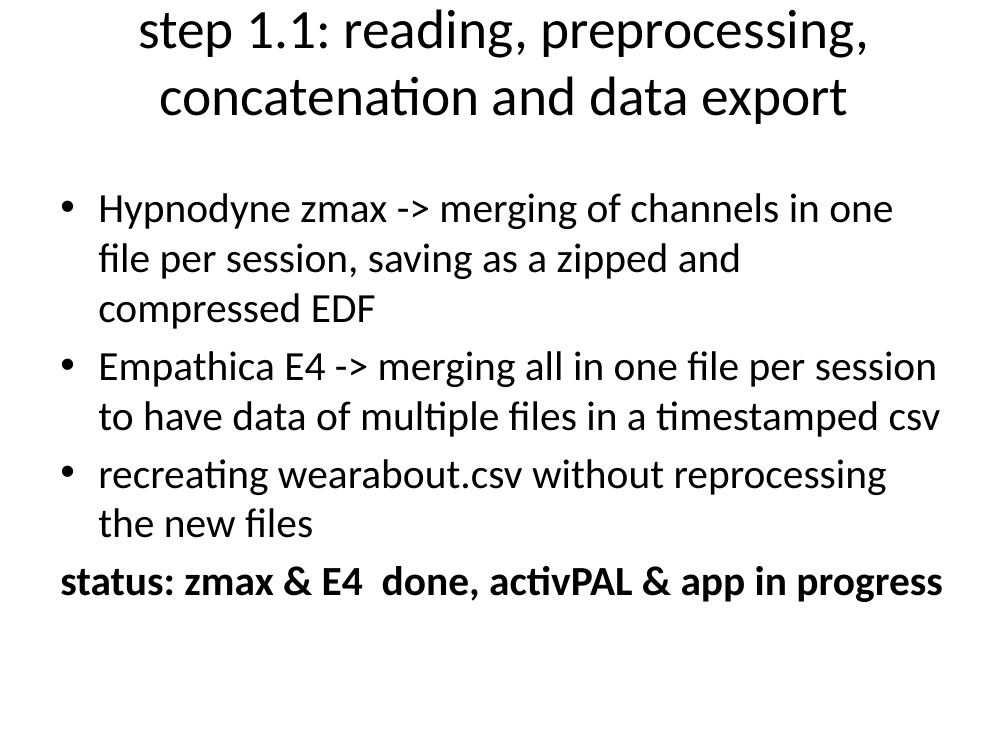
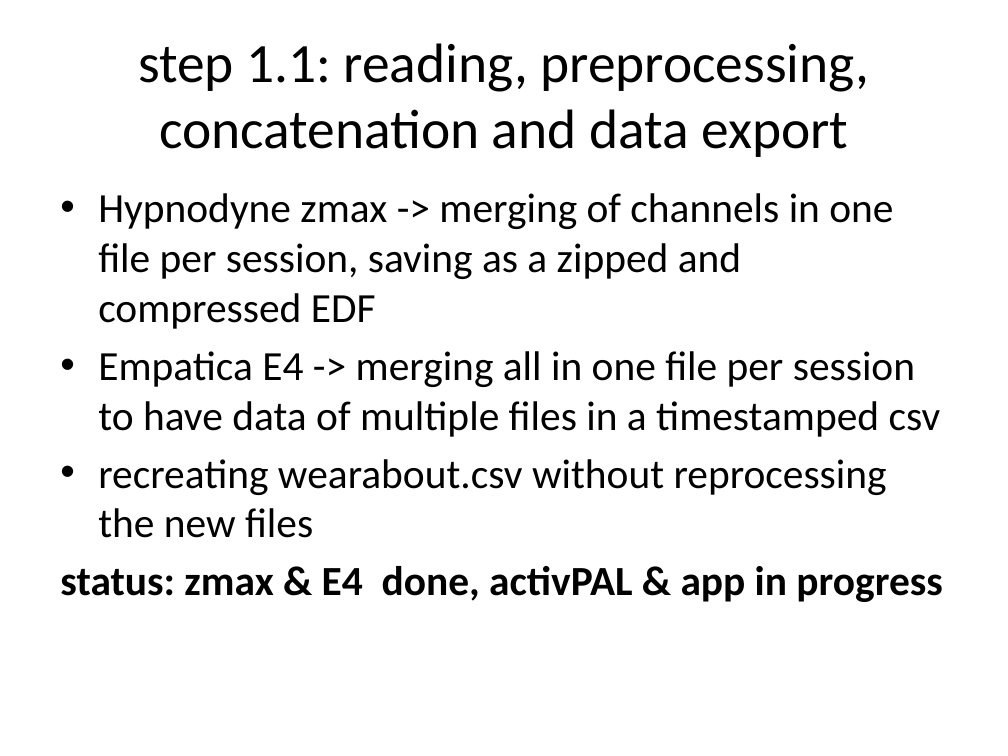
Before and after one commit to raytut/wearanize, a slide deck: slide 8 of snippets/HBS_wearanize.pptx. Drawn at 1008x756 pixels with LibreOffice and Linux fonts; fonts in the diff are those of the drawing. Boxes give left, top, right and bottom in pixels: in the first picture for what was removed or moved away, otherwise in the second. Text is boxed around its words. In the diff, an @@ line names an element or a change of style, - is before the commit and + after.

```diff
--- a/snippets/HBS_wearanize.pptx
+++ b/snippets/HBS_wearanize.pptx
@@ title "step 1.1: reading, preprocessing, concatenation ...": place and size @@
-title "step 1.1: reading, preprocessing, concatenation ..." at box(138, 9, 869, 124)
+title "step 1.1: reading, preprocessing, concatenation ..." at box(138, 43, 869, 157)
@@ text at box(98, 351, 941, 437): text changed @@
-• Empathica E4 -> merging all in one file per session to have data of multiple files in a timestamped csv
+• Empatica E4 -> merging all in one file per session to have data of multiple files in a timestamped csv
```
Also in this commit, not shown: 7 other slides changed, 1 slide added.
